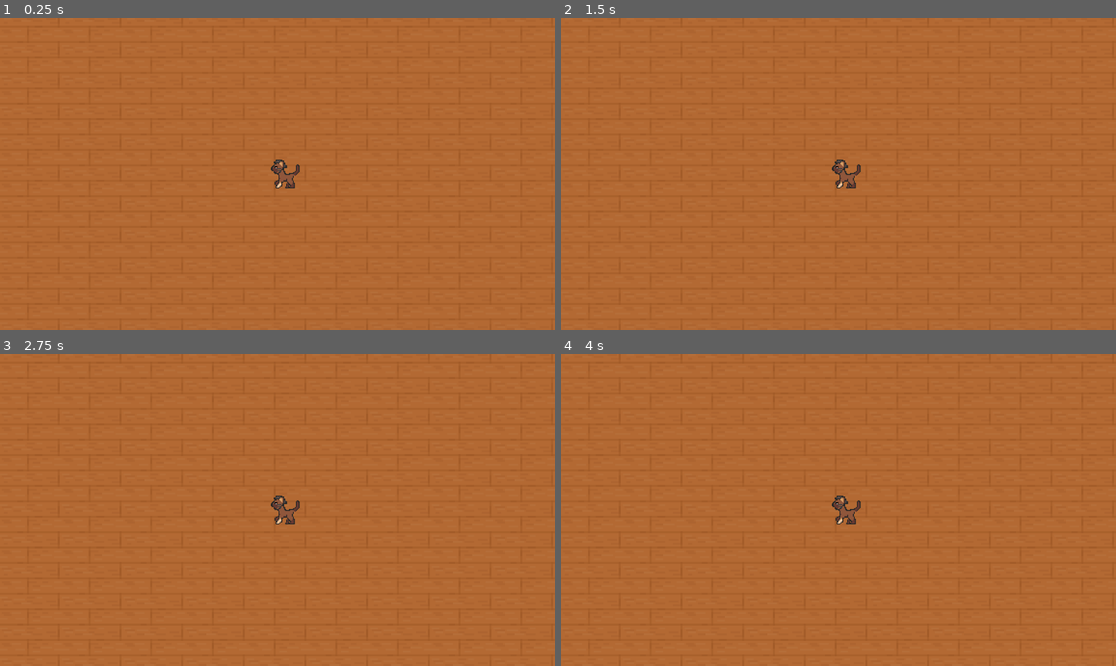
Above: before the commit, frames 1-4 (two rows, left to right).
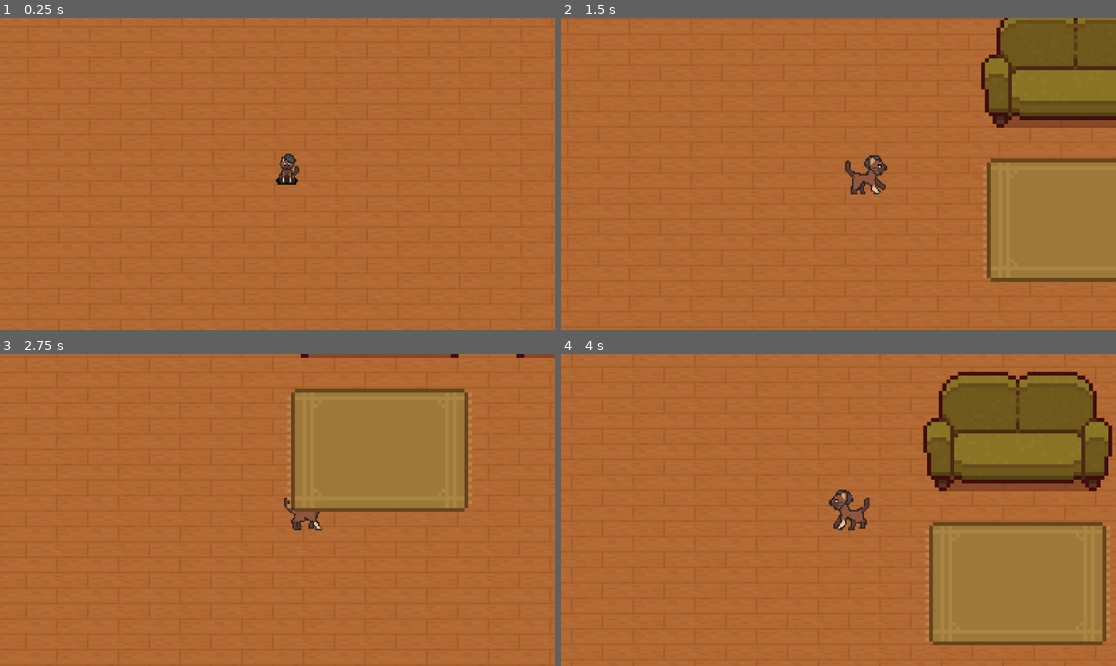
Above: after the commit, the same moments.

Repository: ComittedComitter/Le-Mao
Game: Godot game, scene res://Main.tscn
Same seed, same stepped clock (60 frames per second), same inputs: the game is played once before the commit and once after it.
Inputs:
- Up to frame 1 (0.25 s): no input
- Up to frame 2 (1.5 s): hold D (right) 0.53-1.28 s; hold Space (wreck_button) 0.53-1.28 s; hold S (down) from 1.28 s (still down); tap Space (wreck_button) at 1.35 s
- Up to frame 3 (2.75 s): release S (down) at 2.03 s; hold D (right) from 2.03 s (still down); hold Space (wreck_button) from 2.03 s (still down)
- Up to frame 4 (4 s): release D (right) at 2.78 s; release Space (wreck_button) at 2.78 s; hold W (up) 2.78-3.53 s; tap Space (wreck_button) at 2.85 s; hold A (left) from 3.53 s (still down); hold Space (wreck_button) from 3.53 s (still down)

The runs differ from the first frame. In frame 1, 0.4% of the frame differs, in the area x 48-55%, y 43-55%; in frame 2, 11%; in frame 3, 5.0%; in frame 4, 16%, in the area x 48-100%, y 5-94%.
Error before the commit: Parse Error: Expected statement, found "Indent" instead. (res://Scripts/cat.gd:22)

Commit message:
more animations

Diff:
--- a/GameObjects/cat.tscn
+++ b/GameObjects/cat.tscn
@@ -1,12 +1,13 @@
-[gd_scene load_steps=45 format=3 uid="uid://48225o6p4g2e"]
+[gd_scene load_steps=62 format=3 uid="uid://48225o6p4g2e"]
 
 [ext_resource type="Script" path="res://Scripts/cat.gd" id="1_oqd8u"]
 [ext_resource type="Texture2D" uid="uid://cau8vtoaqtvq1" path="res://Assets/cat-walking.png" id="2_8mu43"]
 [ext_resource type="Texture2D" uid="uid://bxtiblgybmubq" path="res://Assets/lmao attack.png" id="2_esua4"]
 [ext_resource type="Texture2D" uid="uid://c7oja2gqfokwd" path="res://Assets/idle.png" id="3_dljy6"]
+[ext_resource type="Texture2D" uid="uid://bfil2aqefp3w5" path="res://Assets/cat-walking-hatside.png" id="5_0mhsx"]
 
 [sub_resource type="RectangleShape2D" id="RectangleShape2D_efyi7"]
-size = Vector2(129, 129)
+size = Vector2(65, 61)
 
 [sub_resource type="AtlasTexture" id="AtlasTexture_6xibk"]
 atlas = ExtResource("2_esua4")
@@ -158,6 +159,70 @@
 
 [sub_resource type="AtlasTexture" id="AtlasTexture_jv8yt"]
 atlas = ExtResource("2_8mu43")
+region = Rect2(960, 0, 64, 64)
+
+[sub_resource type="AtlasTexture" id="AtlasTexture_wqln8"]
+atlas = ExtResource("5_0mhsx")
+region = Rect2(0, 0, 64, 64)
+
+[sub_resource type="AtlasTexture" id="AtlasTexture_txbmv"]
+atlas = ExtResource("5_0mhsx")
+region = Rect2(64, 0, 64, 64)
+
+[sub_resource type="AtlasTexture" id="AtlasTexture_avhg4"]
+atlas = ExtResource("5_0mhsx")
+region = Rect2(128, 0, 64, 64)
+
+[sub_resource type="AtlasTexture" id="AtlasTexture_6bi00"]
+atlas = ExtResource("5_0mhsx")
+region = Rect2(192, 0, 64, 64)
+
+[sub_resource type="AtlasTexture" id="AtlasTexture_qist0"]
+atlas = ExtResource("5_0mhsx")
+region = Rect2(256, 0, 64, 64)
+
+[sub_resource type="AtlasTexture" id="AtlasTexture_blxvh"]
+atlas = ExtResource("5_0mhsx")
+region = Rect2(320, 0, 64, 64)
+
+[sub_resource type="AtlasTexture" id="AtlasTexture_k478x"]
+atlas = ExtResource("5_0mhsx")
+region = Rect2(384, 0, 64, 64)
+
+[sub_resource type="AtlasTexture" id="AtlasTexture_o3p53"]
+atlas = ExtResource("5_0mhsx")
+region = Rect2(448, 0, 64, 64)
+
+[sub_resource type="AtlasTexture" id="AtlasTexture_nqi2k"]
+atlas = ExtResource("5_0mhsx")
+region = Rect2(512, 0, 64, 64)
+
+[sub_resource type="AtlasTexture" id="AtlasTexture_gjljd"]
+atlas = ExtResource("5_0mhsx")
+region = Rect2(576, 0, 64, 64)
+
+[sub_resource type="AtlasTexture" id="AtlasTexture_ry3b5"]
+atlas = ExtResource("5_0mhsx")
+region = Rect2(640, 0, 64, 64)
+
+[sub_resource type="AtlasTexture" id="AtlasTexture_42hsf"]
+atlas = ExtResource("5_0mhsx")
+region = Rect2(704, 0, 64, 64)
+
+[sub_resource type="AtlasTexture" id="AtlasTexture_gx3o1"]
+atlas = ExtResource("5_0mhsx")
+region = Rect2(768, 0, 64, 64)
+
+[sub_resource type="AtlasTexture" id="AtlasTexture_6w6c5"]
+atlas = ExtResource("5_0mhsx")
+region = Rect2(832, 0, 64, 64)
+
+[sub_resource type="AtlasTexture" id="AtlasTexture_uf0u5"]
+atlas = ExtResource("5_0mhsx")
+region = Rect2(896, 0, 64, 64)
+
+[sub_resource type="AtlasTexture" id="AtlasTexture_t3tn7"]
+atlas = ExtResource("5_0mhsx")
 region = Rect2(960, 0, 64, 64)
 
 [sub_resource type="SpriteFrames" id="SpriteFrames_6h1fx"]
@@ -295,20 +360,72 @@
 "loop": true,
 "name": &"Walk",
 "speed": 20.0
+}, {
+"frames": [{
+"duration": 1.0,
+"texture": SubResource("AtlasTexture_wqln8")
+}, {
+"duration": 1.0,
+"texture": SubResource("AtlasTexture_txbmv")
+}, {
+"duration": 1.0,
+"texture": SubResource("AtlasTexture_avhg4")
+}, {
+"duration": 1.0,
+"texture": SubResource("AtlasTexture_6bi00")
+}, {
+"duration": 1.0,
+"texture": SubResource("AtlasTexture_qist0")
+}, {
+"duration": 1.0,
+"texture": SubResource("AtlasTexture_blxvh")
+}, {
+"duration": 1.0,
+"texture": SubResource("AtlasTexture_k478x")
+}, {
+"duration": 1.0,
+"texture": SubResource("AtlasTexture_o3p53")
+}, {
+"duration": 1.0,
+"texture": SubResource("AtlasTexture_nqi2k")
+}, {
+"duration": 1.0,
+"texture": SubResource("AtlasTexture_gjljd")
+}, {
+"duration": 1.0,
+"texture": SubResource("AtlasTexture_ry3b5")
+}, {
+"duration": 1.0,
+"texture": SubResource("AtlasTexture_42hsf")
+}, {
+"duration": 1.0,
+"texture": SubResource("AtlasTexture_gx3o1")
+}, {
+"duration": 1.0,
+"texture": SubResource("AtlasTexture_6w6c5")
+}, {
+"duration": 1.0,
+"texture": SubResource("AtlasTexture_uf0u5")
+}, {
+"duration": 1.0,
+"texture": SubResource("AtlasTexture_t3tn7")
+}],
+"loop": true,
+"name": &"Walk_left",
+"speed": 5.0
 }]
 
 [node name="LeMao" type="CharacterBody2D"]
 z_index = 1
-scale = Vector2(0.25, 0.25)
+scale = Vector2(0.35, 0.35)
 script = ExtResource("1_oqd8u")
 
 [node name="CollisionShape2D" type="CollisionShape2D" parent="."]
-position = Vector2(0.5, 0.5)
+position = Vector2(14.5, -0.5)
 shape = SubResource("RectangleShape2D_efyi7")
 
 [node name="Cat_Animation" type="AnimatedSprite2D" parent="."]
 position = Vector2(28, -4)
 scale = Vector2(2, 2)
 sprite_frames = SubResource("SpriteFrames_6h1fx")
-animation = &"Walk"
-frame_progress = 0.411766
+animation = &"Walk_left"
--- a/Scripts/cat.gd
+++ b/Scripts/cat.gd
@@ -1,7 +1,7 @@
 extends CharacterBody2D
 
 
-const speed = 300.0
+const speed = 100.0
 const reach = 52
 
 @onready var cat_animation = $Cat_Animation
@@ -18,10 +18,15 @@
 	var direction = Input.get_vector("left", "right", "up", "down")
 	velocity = direction * speed
 	move_and_slide()
-	if direction > 0:9
+	if direction > Vector2(0,0):
+		cat_animation.set_flip_h(true)
 		cat_animation.play("Walk")
-	elif direction < 0:
+	elif direction < Vector2(0,0):
+		cat_animation.set_flip_h(false)
 		cat_animation.play("Walk")
+	else:
+		cat_animation.set_flip_h(false)
+		cat_animation.play("Idle")
 	# When pressing wreck, check if furniture is nearby
 	if Input.is_action_pressed("wreck_button"):
 		var nearest_object = find_nearest_object()
Binary file added: Assets/cat-walking-hatside.png
Not shown, added: Assets/cat-walking-hatside.png.import
